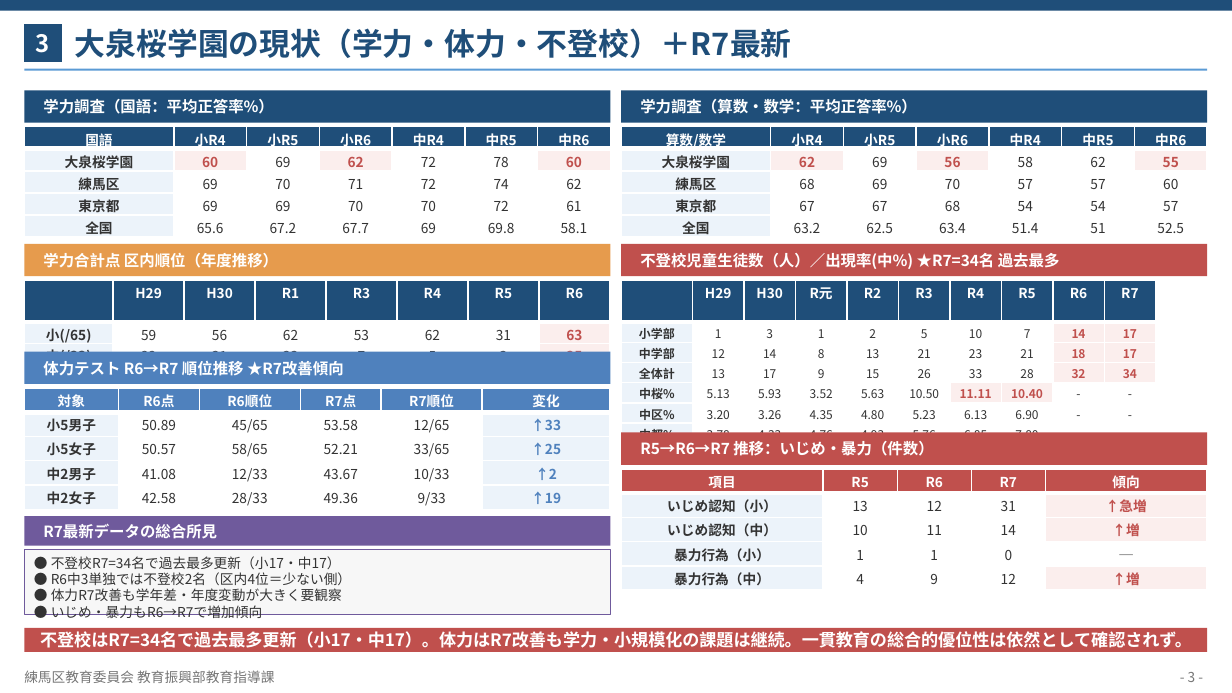
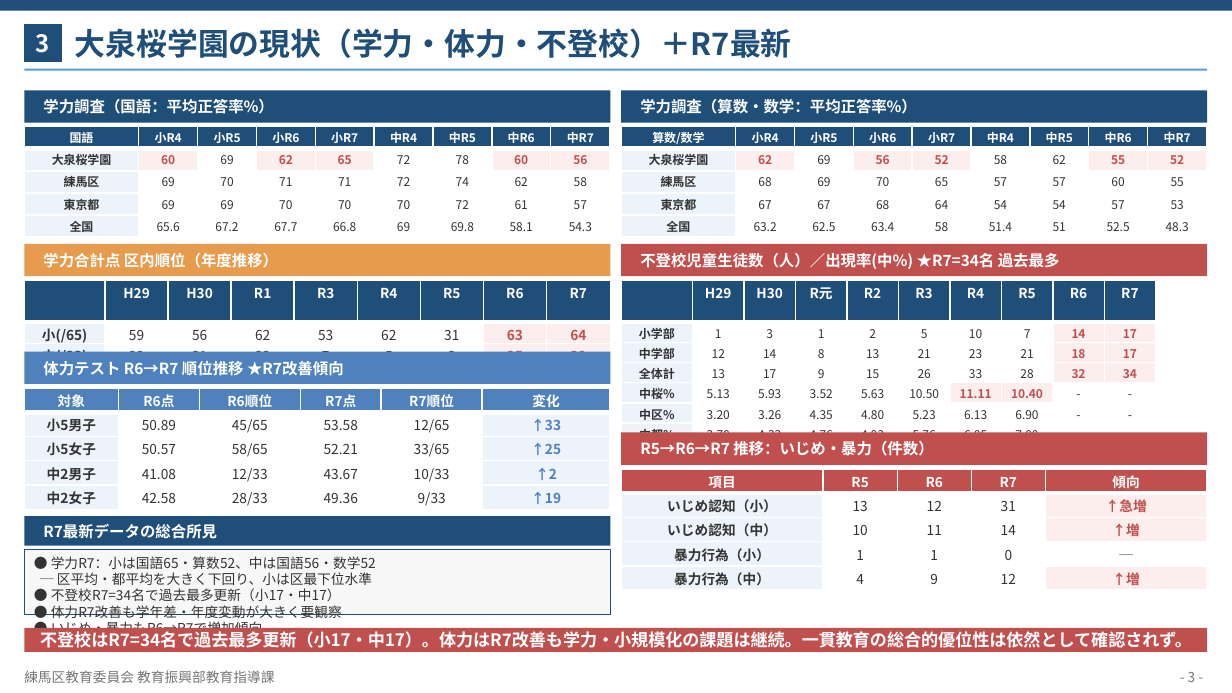
Before and after one commit to contynet730-star/con30, a slide deck: slide 4 of output/小中一貫教育（大泉桜学園）_改良版.pptx. Drawn at 1232x693 pixels with LibreOffice and Linux fonts; fonts in the diff are those of the drawing. Boxes give left, top, right and bottom in pixels: in the first picture for what was removed or moved away, otherwise in the second. Text is boxed around its words. In the diff, an @@ line names an element or a change of style, - is before the commit and + after.

```diff
--- a/output/小中一貫教育（大泉桜学園）_改良版.pptx
+++ b/output/小中一貫教育（大泉桜学園）_改良版.pptx
@@ table at (25,127,612,238) @@
+column 5: 小R7 | 65 | 71 | 70 | 66.8
+column 9: 中R7 | 56 | 58 | 57 | 54.3
@@ table at (621,127,1209,238) @@
+column 5: 小R7 | 52 | 65 | 64 | 58
+column 9: 中R7 | 52 | 55 | 53 | 48.3
@@ table at (25,280,610,370) @@
+column 9: R7 | 64 | 22
@@ table: place and size @@
-table at (25,280,614,370)
+table at (25,280,610,370)
@@ rectangle "R7最新データの総合所見" at (25,516,611,546): fill #6F5A9C to #1F4E79 @@
@@ rectangle "● 学力R7：小は国語65・算数52、中は国語56・数学52" at (25,549,611,614): outline #6F5A9C 0.5 pt to #1F4E79 0.5 pt @@
@@ text in rectangle at (51,556,376,589): paragraphs added @@
+● 学力R7：小は国語65・算数52、中は国語56・数学52
+─ 区平均・都平均を大きく下回り、小は区最下位水準
@@ text in rectangle at (51,572,351,589): paragraph removed @@
-● R6中3単独では不登校2名（区内4位＝少ない側）
```
Also in this commit, not shown: 1 other file.
